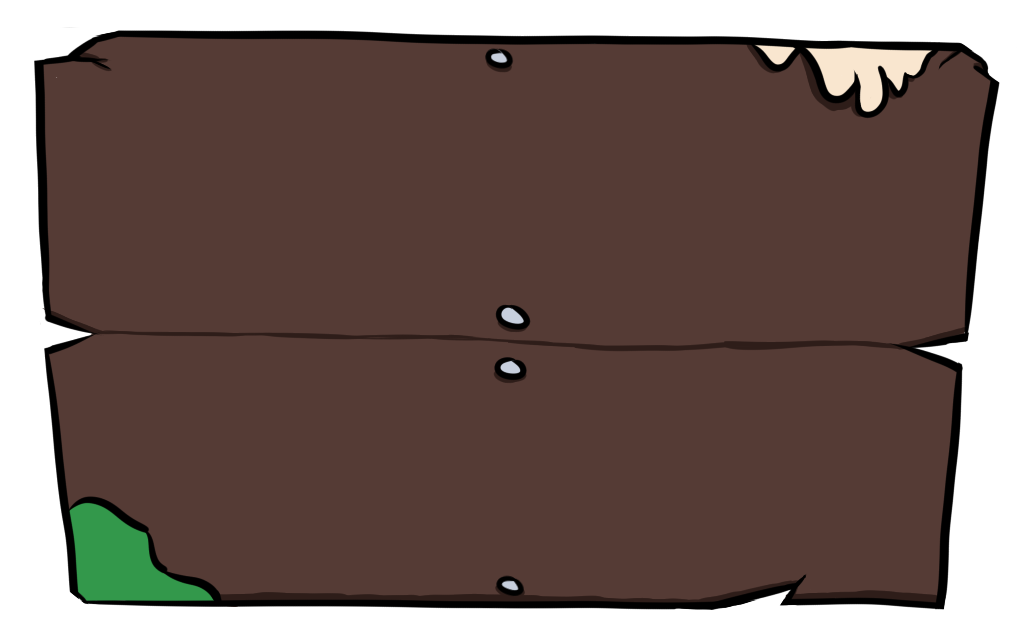
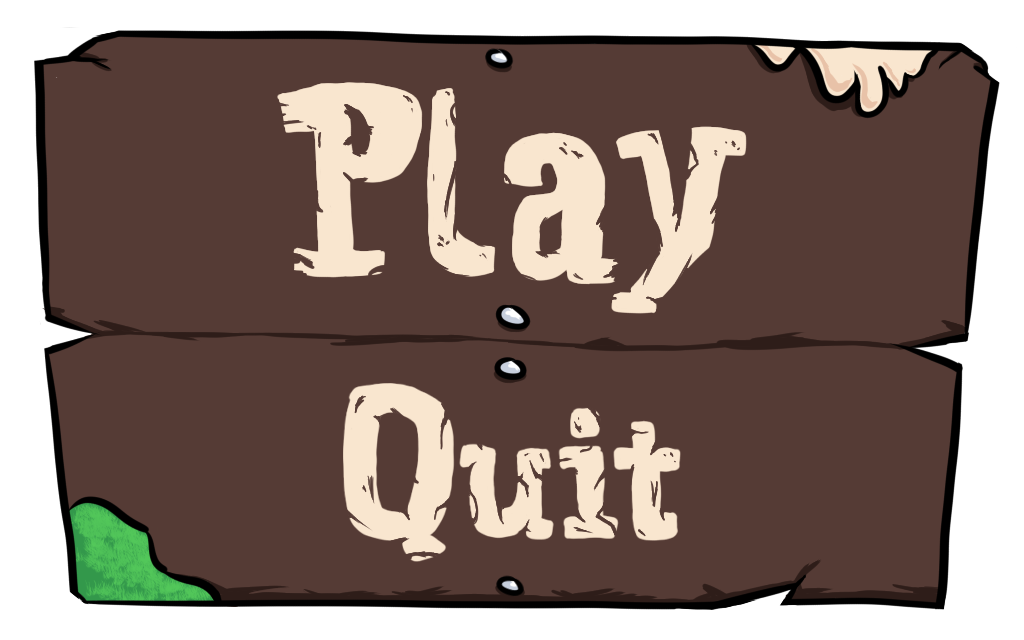
Layered file, before and after one edit (1024 x 640). Changes by layer:
added group "Weathered Text" with 2 layers above "Text" over (277, 45, 832, 576)
added layer "Play" (1st of 2, in "Weathered Text") in group "Weathered Text" over (277, 45, 832, 384)
added layer "Quit" (1st of 2, in "Weathered Text") in group "Weathered Text" over (320, 128, 821, 576)
added group "Sign" (1st of 2) with 14 layers above "Post" over (50, 45, 965, 607)
moved "Ink" (1st of 2, in "Sign") into group "Sign" over (50, 45, 965, 607)
painted on "Details" over (64, 45, 960, 607)
painted on "Sign" (2nd of 2, in "Sign" › "Ink") over (50, 45, 965, 607)
moved "Color" (1st of 2, in "Sign") into group "Sign" over (50, 45, 965, 607)
added layer "NailShading" in group "Color" over (448, 52, 576, 597)
painted on "Nails" (2nd of 2, in "Sign" › "Color") over (448, 52, 576, 597)
added layer "DroppingShading" in group "Color" over (704, 45, 916, 128)
added layer "MossShading" in group "Color" over (70, 503, 256, 607)
renamed "Shading" to "WoodShading", painted on it over (50, 45, 965, 607)
added layer "WoodTexture" in group "Color" over (50, 256, 965, 607)
painted on "Wood" over (50, 45, 965, 607)
